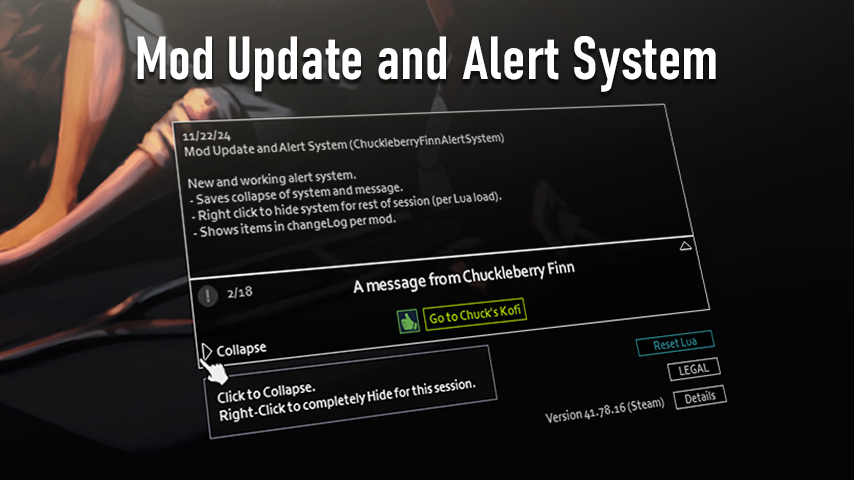
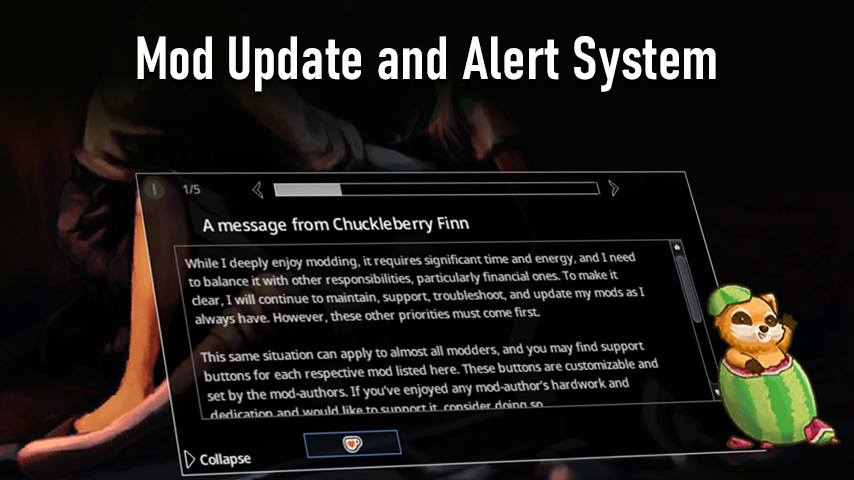
Revision of a layered 854x480 image; what changed, layer by layer:
added layer "Layer 7" above "Layer 9" over [0, 0, 854, 480]
added layer "Layer 9" above "Layer 6" over [487, 438, 781, 480]
hid "Layer 6" over [0, 0, 854, 480]
